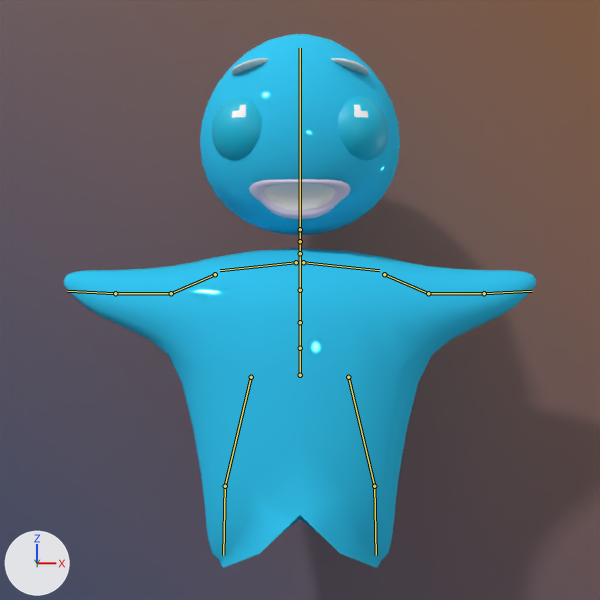
Before and after pictures for a commit that changed the Blender file artwork/blend/ghost/ghost-3.blend.
Rendered twice from the file's camera 'Camera'. Arrows for +X, +Y and +Z are at lower left; the lights stay in place. The bones that bend it are drawn over the model as lines.

In view in the first picture: 'Background', 'CasperBody', 'Eye', 'Head', 'Mouth'.
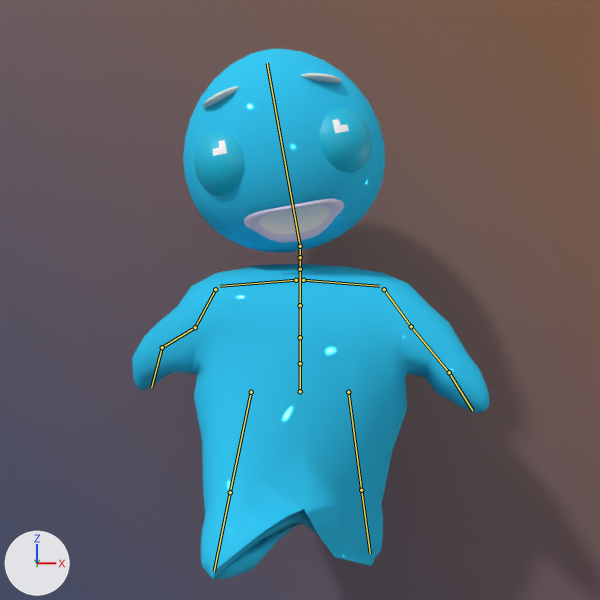
The newer file adds an action. The first version stands in its rest pose; the second is drawn at frame 20 of the action 'Walk1'.

Changed parts and their boxes (x1, y1, x2, y2) in the pictures (600 x 600 px):
'CasperBody', posed (24% narrower): before (64, 248, 536, 568); after (132, 264, 489, 579)
'Head', posed: before (200, 34, 400, 235); after (183, 49, 385, 253)
'Eye', posed (37% taller): before (211, 97, 389, 161); after (194, 108, 372, 196)
'Mouth', posed (10% taller): before (249, 179, 351, 219); after (244, 199, 344, 243)
'EyeBrows', posed (100% taller): before (231, 58, 369, 75); after (203, 73, 342, 108)
bone 'spine', root to tip: before (300, 375) to (300, 348); after (300, 391) to (300, 363)
bone 'spine.001', root to tip: before (300, 348) to (300, 322); after (300, 363) to (300, 337)
bone 'spine.002', root to tip: before (300, 322) to (300, 290); after (300, 337) to (300, 305)
bone 'spine.006', root to tip: before (300, 229) to (300, 48); after (300, 246) to (267, 63)
bone 'upper_arm.L', root to tip: before (384, 274) to (428, 293); after (384, 289) to (411, 326)
bone 'forearm.L', root to tip: before (428, 293) to (484, 293); after (411, 326) to (449, 372)
bone 'hand.L', root to tip: before (484, 293) to (532, 291); after (449, 372) to (472, 410)
bone 'upper_arm.R', root to tip: before (215, 274) to (171, 293); after (215, 289) to (195, 327)
bone 'forearm.R', root to tip: before (171, 293) to (115, 293); after (195, 327) to (162, 347)
bone 'hand.R', root to tip: before (115, 293) to (67, 291); after (162, 347) to (151, 387)
bone 'thigh.L', root to tip: before (348, 377) to (374, 486); after (348, 392) to (361, 490)
bone 'shin.L', root to tip: before (374, 486) to (376, 555); after (361, 490) to (370, 553)
bone 'thigh.R', root to tip: before (251, 377) to (225, 486); after (251, 392) to (230, 492)
bone 'shin.R', root to tip: before (225, 486) to (223, 555); after (230, 492) to (214, 571)

What the commit changed:
Bone 'spine' (bone_spine) moves from (0.0, 0.0, 0.0) to (0.0, -0.085, 0.022).
Bone 'spine' (bone_spine) turns from (0, 0, 0) to (-11, 0, 0) degrees about its own x, y and z.
Bone 'spine.001' (bone_spine_001) turns from (0, 0, 0) to (7, 0, 0) degrees about its own x, y and z.
Bone 'spine.002' (bone_spine_002) turns from (0, 0, 0) to (9, 0, 0) degrees about its own x, y and z.
Bone 'spine.006' (bone_spine_006) turns from (0, 0, 0) to (0, 0, 10) degrees about its own x, y and z.
Bone 'upper_arm.L' (bone_upper_arm_l) turns from (0, 0, 0) to (25, -5, -31) degrees about its own x, y and z.
Bone 'forearm.L' (bone_forearm_l) turns from (0, 0, 0) to (-1, 5, -20) degrees about its own x, y and z.
Bone 'hand.L' (bone_hand_l) turns from (0, 0, 0) to (3, -24, -14) degrees about its own x, y and z.
Bone 'upper_arm.R' (bone_upper_arm_r) turns from (0, 0, 0) to (-16, 3, 38) degrees about its own x, y and z.
Bone 'forearm.R' (bone_forearm_r) turns from (0, 0, 0) to (-10, -2, -2) degrees about its own x, y and z.
Bone 'hand.R' (bone_hand_r) turns from (0, 0, 0) to (7, 7, 41) degrees about its own x, y and z.
Bone 'thigh.L' (bone_thigh_l) turns from (0, 0, 0) to (33, 0, 4) degrees about its own x, y and z.
Bone 'shin.L' (bone_shin_l) turns from (0, 0, 0) to (-19, -1, -11) degrees about its own x, y and z.
Bone 'thigh.R' (bone_thigh_r) turns from (0, 0, 0) to (-20, 0, -4) degrees about its own x, y and z.
Bone 'shin.R' (bone_shin_r) turns from (0, 0, 0) to (-19, 3, 10) degrees about its own x, y and z.
